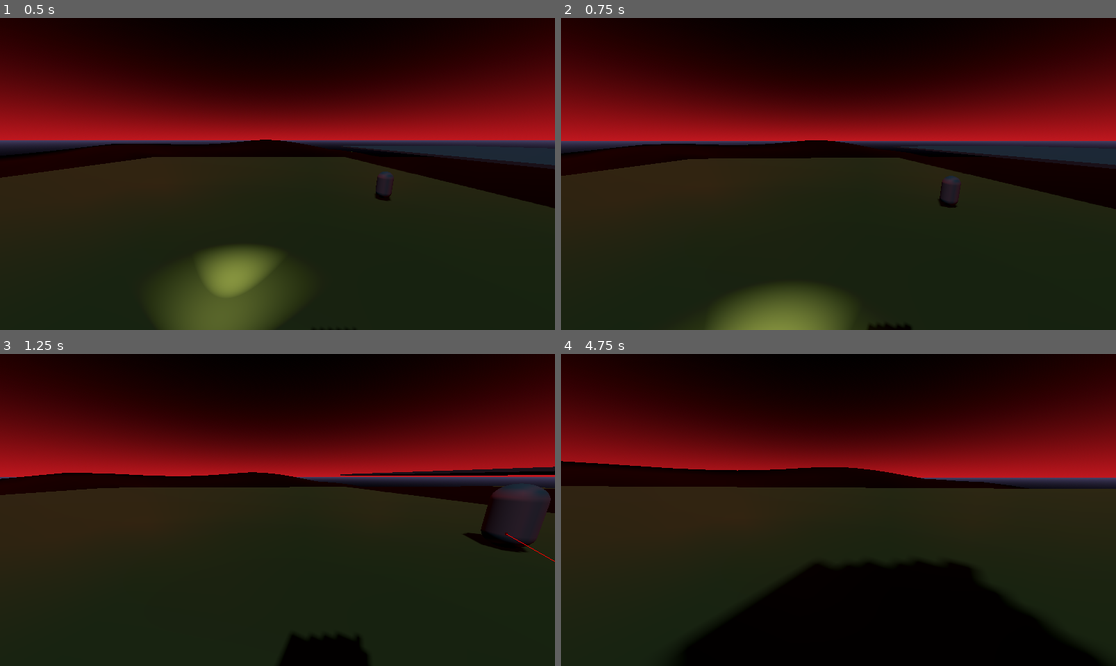
Above: before the commit, frames 1-4 (two rows, left to right).
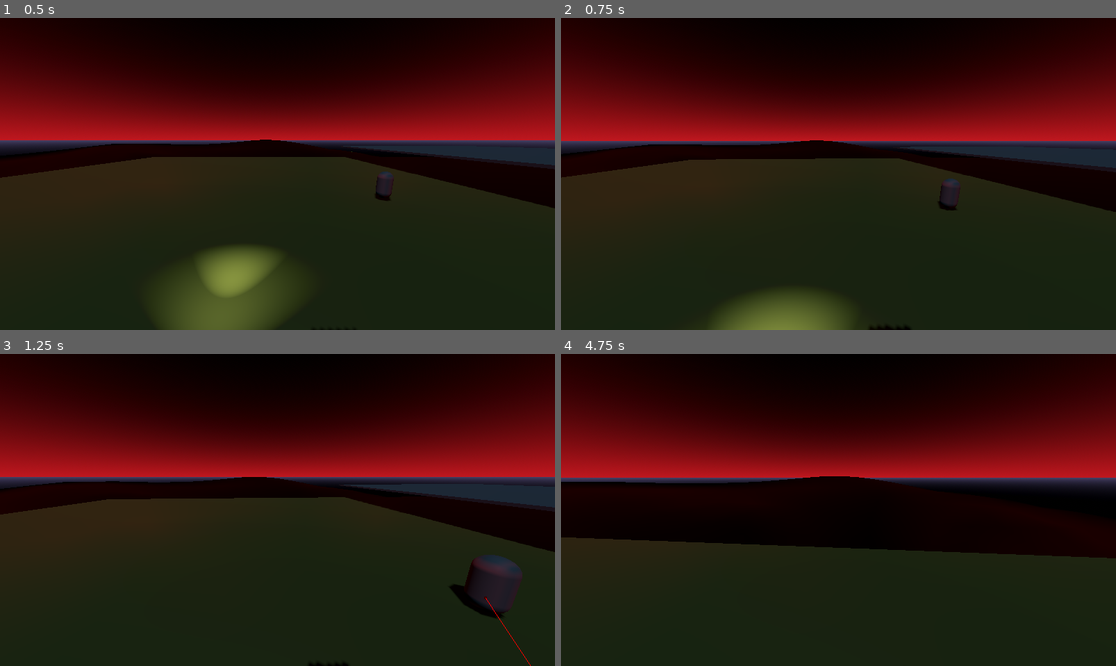
Above: after the commit, the same moments.

Repository: MrBalls426/spoopy
Game: Godot game, scene res://levels/map.tscn
The game is run twice, just before and just after one commit, with the same random seed, the same clock (stepped at 60 frames per second) and the same inputs.
Inputs (mouse positions are in pixels of both pictures, inside the frame that each line leads up to):
- Up to frame 1 (0.5 s): no input
- Up to frame 2 (0.75 s): move the mouse to (866, 174) at 0.52 s; hold W (fly_forward) from 0.53 s (still down); hold V (FreeCam) from 0.53 s (still down)
- Up to frame 3 (1.25 s): keep holding W (fly_forward); keep holding V (FreeCam)
- Up to frame 4 (4.75 s): keep holding W (fly_forward); move the mouse to (810, 510) at 1.27 s; release V (FreeCam) at 1.28 s; tap V (FreeCam) at 1.35, 2.85, 4.35 s; move the mouse to (849, 503) at 2.02 s; hold V (FreeCam) 2.03-2.78 s; move the mouse to (832, 516) at 2.77 s; move the mouse to (877, 513) at 3.52 s; hold V (FreeCam) 3.53-4.28 s; move the mouse to (794, 506) at 4.27 s

Frame 1 is identical in both runs. In frame 2, 0.8% of the frame differs, in the area x 0-100%, y 39-63%; in frame 3, 10%; in frame 4, 39%, in the area x 0-100%, y 34-100%.

Commit message:
Branches Merged

Diff:
--- a/Characters/Player/Drone/Drone.gd
+++ b/Characters/Player/Drone/Drone.gd
@@ -66,8 +66,10 @@
 	if Input.is_action_pressed("fly_up") and free_cam_toggle:
 		velocity.y += gravity * delta * 2
 
+	if Input.is_action_pressed("fly_down") and free_cam_toggle:
+		velocity.y -= gravity * delta * 2
+
 	if free_cam_toggle:
 		handle_free_cam()
-		velocity.y -= gravity * delta
 	else:
 		handle_camera_position(delta)
--- a/Characters/Player/Drone/drone.tscn
+++ b/Characters/Player/Drone/drone.tscn
@@ -22,4 +22,5 @@
 
 [node name="Camera3D" type="Camera3D" parent="."]
 transform = Transform3D(-1, 1.84478e-08, -8.54542e-08, 0, 0.977482, 0.211018, 8.74228e-08, 0.211018, -0.977482, 0, 0, 0)
+current = true
 fov = 90.0
